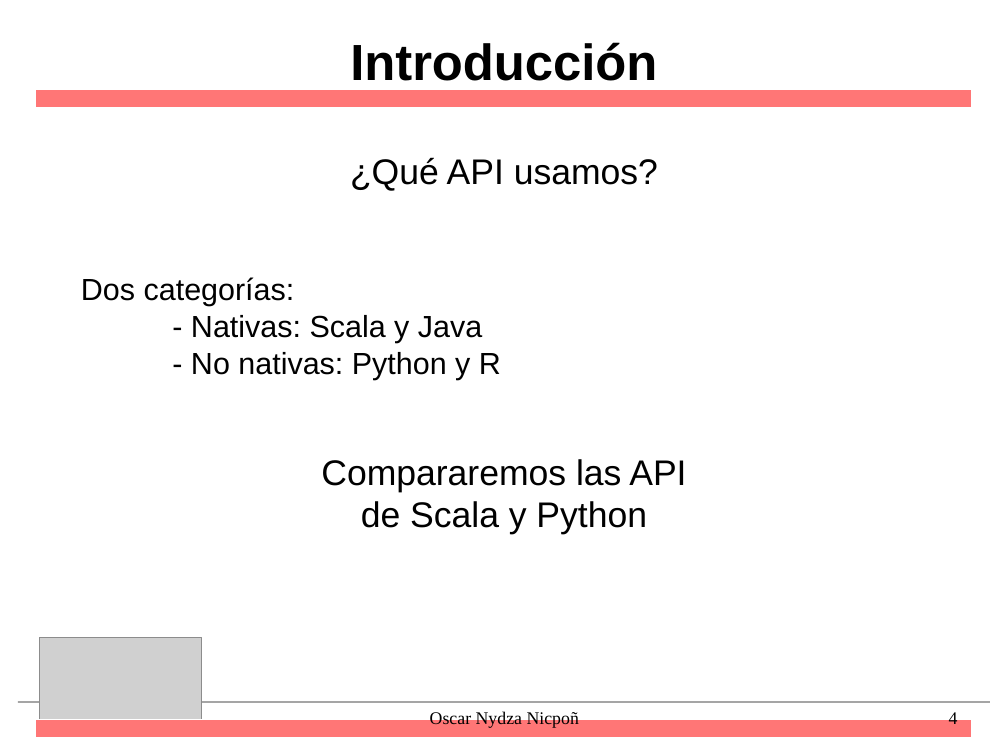
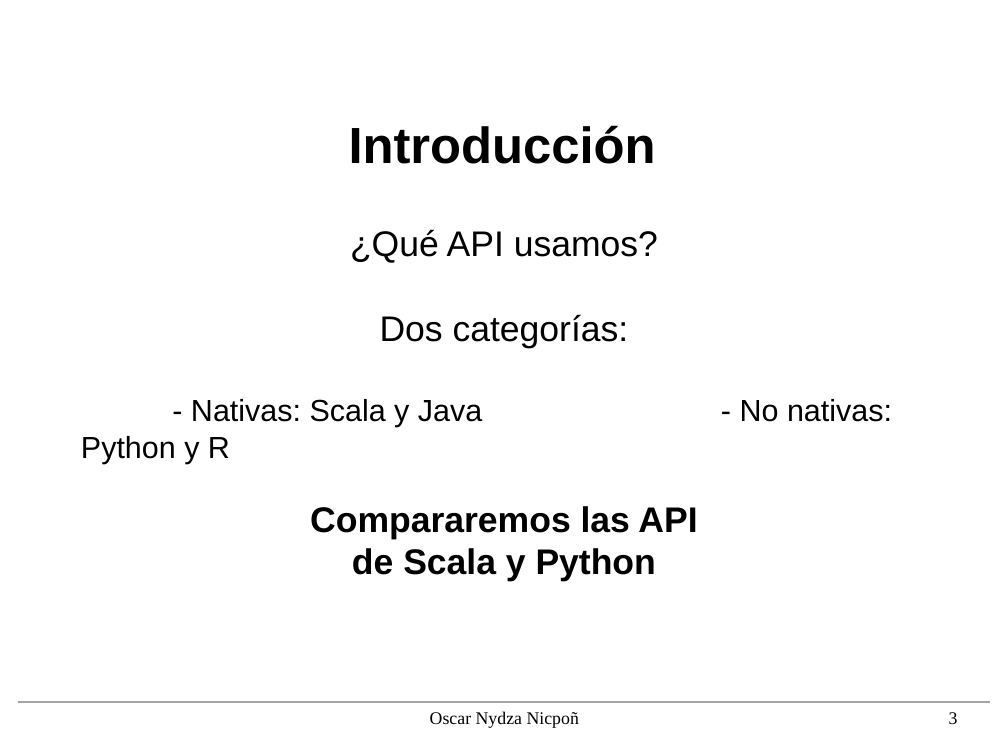
Before and after one commit to nipsn/Spark-TFG, a slide deck: slide 3 of presentacion/diapos.odp (slide 4 before the commit). Drawn at 1008x756 pixels with LibreOffice and Linux fonts; fonts in the diff are those of the drawing; grey boxes stand for pictures; background and template pictures are left out. Boxes give left, top, right and bottom in pixels: in the first picture for what was removed or moved away, otherwise in the second. Text is boxed around its words. In the diff, an @@ line names an element or a change of style, - is before the commit and + after.

```diff
--- a/presentacion/diapos.odp
+++ b/presentacion/diapos.odp
@@ title "Introducción" moved from (x1=350, y1=42, x2=657, y2=81) to (x1=349, y1=125, x2=656, y2=164) @@
@@ rectangle removed at (x1=36, y1=90, x2=972, y2=108) @@
@@ text "¿Qué API usamos?" moved from (x1=81, y1=157, x2=658, y2=380) to (x1=81, y1=229, x2=658, y2=464) @@
@@ text at (x1=380, y1=314, x2=629, y2=348): size 24 to 28 pt in "Dos categorías:"; alignment left to centre @@
@@ text at (x1=81, y1=399, x2=482, y2=464): text changed @@
-- Nativas: Scala y Java
-- No nativas: Python y R
+- Nativas: Scala y Java - No nativas: Python y R
@@ text "Compararemos las API de Scala ..." moved from (x1=321, y1=459, x2=686, y2=535) to (x1=310, y1=506, x2=697, y2=582) @@
@@ text "Compararemos las API de Scala ..." at (x1=310, y1=506, x2=697, y2=582): bold on @@
@@ picture removed at (x1=39, y1=638, x2=201, y2=731) @@
@@ page number at (x1=949, y1=712, x2=958, y2=724): text changed @@
-4
+3
@@ rectangle removed at (x1=36, y1=720, x2=972, y2=738) @@
```
Also in this commit, not shown: 12 other slides changed, 6 slides added, 6 slides removed, 3 other files.
